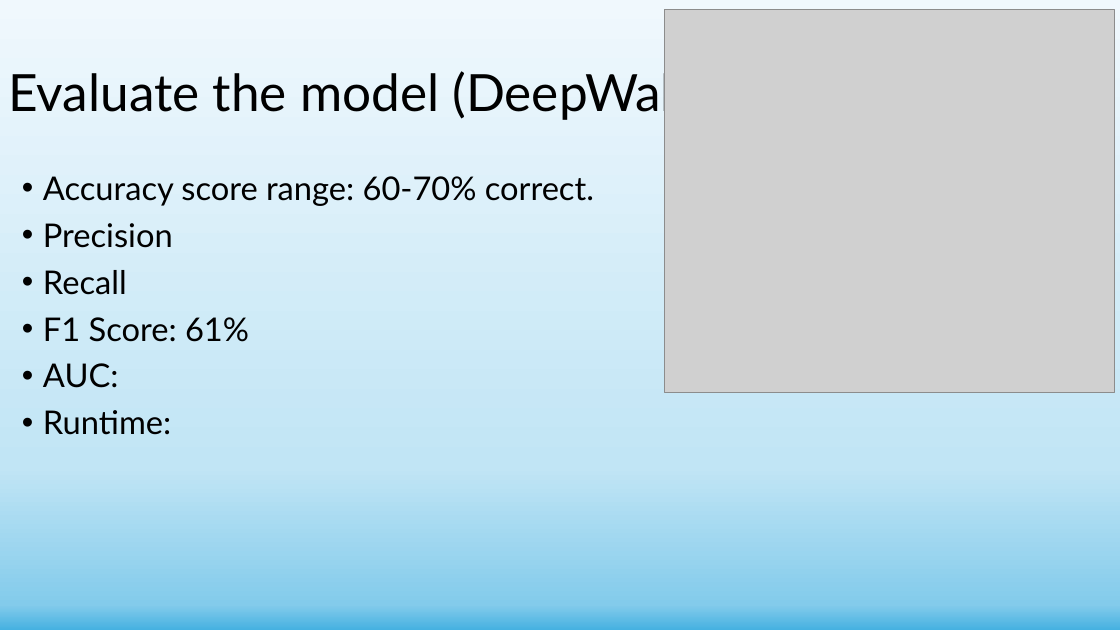
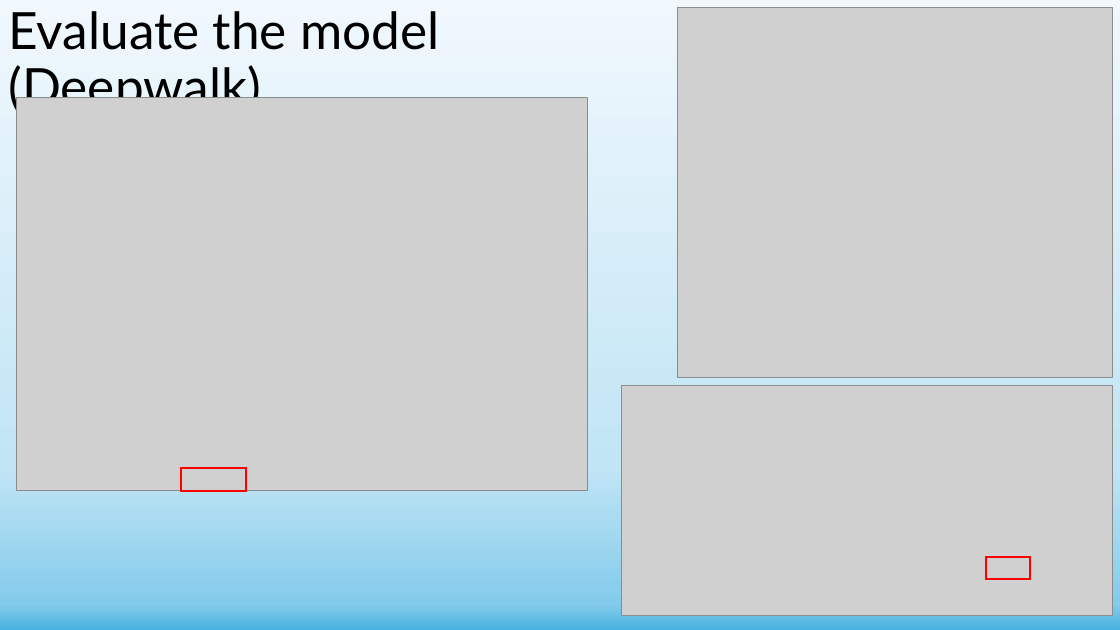
Before and after one commit to shachar700/Graph-Embedding, a slide deck: slide 16 of doc/Graph-Embedding Presentation.pptx. Drawn at 1120x630 pixels with LibreOffice and Linux fonts; fonts in the diff are those of the drawing; grey boxes stand for pictures. Boxes give left, top, right and bottom in pixels: in the first picture for what was removed or moved away, otherwise in the second. Text is boxed around its words. In the diff, an @@ line names an element or a change of style, - is before the commit and + after.

```diff
--- a/doc/Graph-Embedding Presentation.pptx
+++ b/doc/Graph-Embedding Presentation.pptx
@@ title at <box>8,11,439,115</box>: text changed @@
-Evaluate the model (DeepWalk)
+Evaluate the model (Deepwalk)
@@ picture: place and size @@
-picture at <box>665,9,1114,392</box>
+picture at <box>677,8,1112,378</box>
@@ picture added at <box>16,97,586,491</box> @@
@@ text removed at <box>43,176,594,435</box> @@
-• Accuracy score range: 60-70% correct.
-• Precision
-• Recall
-• F1 Score: 61%
-• AUC:
-• Runtime:
@@ picture added at <box>622,385,1112,615</box> @@
@@ rectangle added at <box>181,468,246,491</box>, outline #FF0000 1.5 pt @@
@@ rectangle added at <box>986,557,1030,579</box>, outline #FF0000 1.5 pt @@
```
Also in this commit, not shown: 5 other slides changed, 2 slides added, 1 slide removed, 10 other files.
